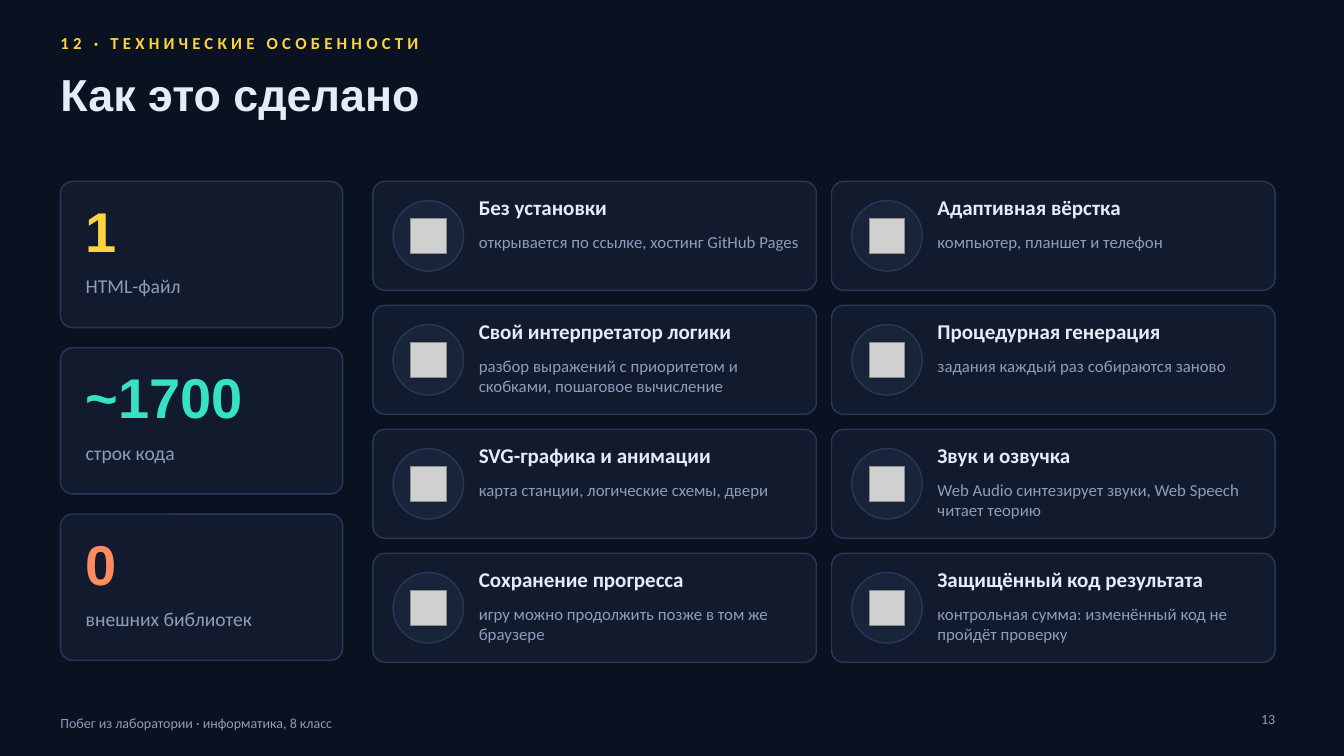
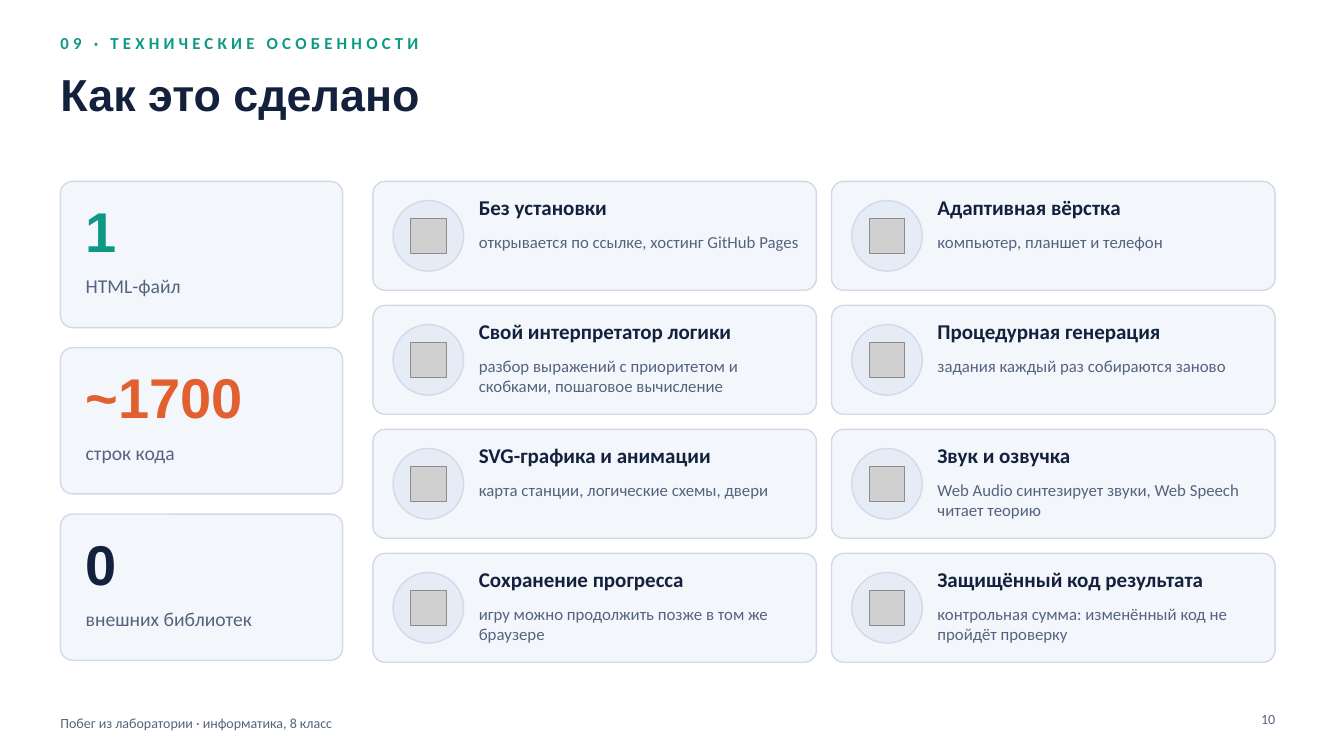
Before and after one commit to galiyabanum/logical, a slide deck: slide 10 of docs/Побег_из_лаборатории_презентация.pptx (slide 13 before the commit). Drawn at 1344x756 pixels with LibreOffice and Linux fonts; fonts in the diff are those of the drawing; grey boxes stand for pictures. Boxes give left, top, right and bottom in pixels: in the first picture for what was removed or moved away, otherwise in the second. Text is boxed around its words. In the diff, an @@ line names an element or a change of style, - is before the commit and + after.

```diff
--- a/docs/Побег_из_лаборатории_презентация.pptx
+++ b/docs/Побег_из_лаборатории_презентация.pptx
@@ background #0A1120 to #FFFFFF @@
@@ text at (60,38,419,49): text changed; text colour #FFD23F to #0E9984 @@
-12 · ТЕХНИЧЕСКИЕ ОСОБЕННОСТИ
+09 · ТЕХНИЧЕСКИЕ ОСОБЕННОСТИ
@@ text "1" at (86,213,117,252): text colour #FFD23F to #0E9984 @@
@@ text "~1700" at (86,379,243,419): text colour #36E2C4 to #E2602F @@
@@ text "0" at (86,546,117,586): text colour #FF8B5E to #14213D @@
@@ fill #111B2D to #F3F6FB; outline #28385A 1 pt to #D2DAE8 1 pt in 11 elements at (60,181,343,328), (60,348,343,494), (60,514,343,660), (373,181,817,290), (832,181,1275,290), (373,306,817,414), (832,306,1275,414), (373,430,817,538), (832,430,1275,538), (373,554,817,662), (832,554,1275,662) @@
@@ text colour #E4ECF7 to #14213D in 9 elements at (60,80,419,120), (479,201,607,219), (937,201,1121,219), (479,324,731,343), (937,325,1160,343), (479,448,711,467), (937,449,1070,467), (479,573,684,591), (937,572,1203,591) @@
@@ fill #18243A to #E6ECF6; outline #28385A 1 pt to #D2DAE8 1 pt in 8 elements at (393,201,464,271), (852,201,923,271), (393,325,464,395), (852,325,923,395), (393,449,464,519), (852,449,923,519), (393,573,464,643), (852,573,923,643) @@
@@ text colour #8D9DB9 to #56637F in 12 elements at (86,280,181,296), (86,450,175,463), (86,613,252,626), (479,236,798,251), (937,236,1163,251), (479,360,738,394), (937,360,1226,375), (479,488,769,499), (937,484,1239,519), (479,612,768,643), (937,608,1227,643), (60,718,332,730) @@
@@ page number at (1261,715,1275,724): text changed; text colour #8D9DB9 to #56637F @@
-13
+10
```
Also in this commit, not shown: 11 other slides changed, 5 slides removed, 1 other file.
